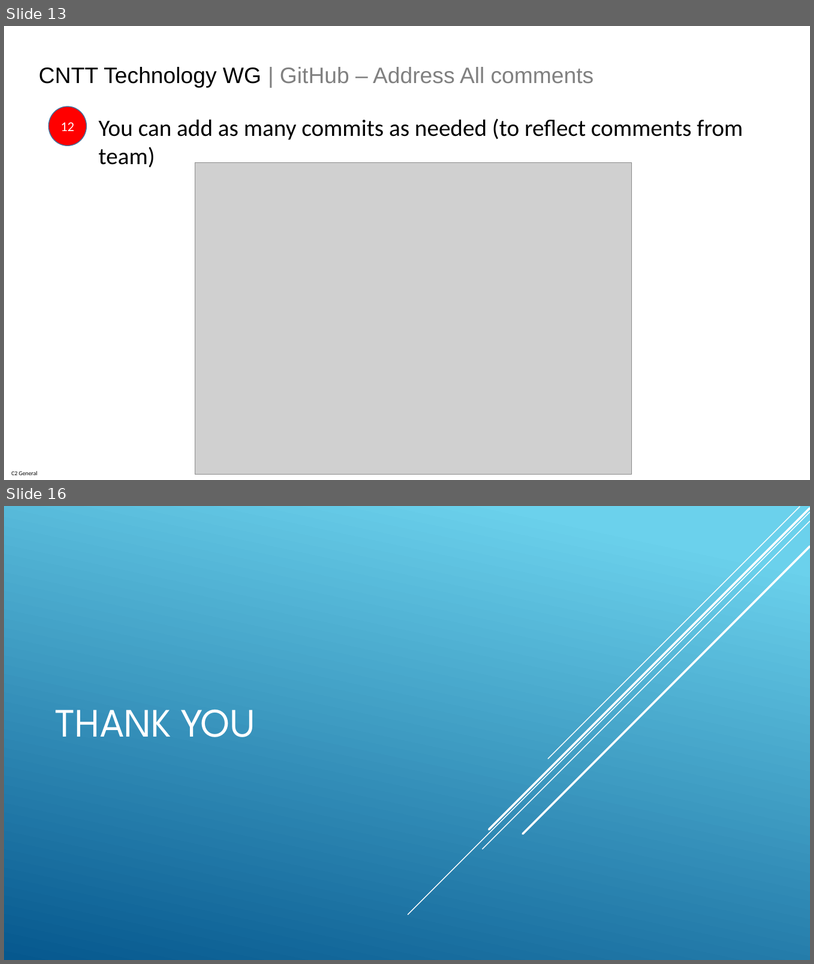
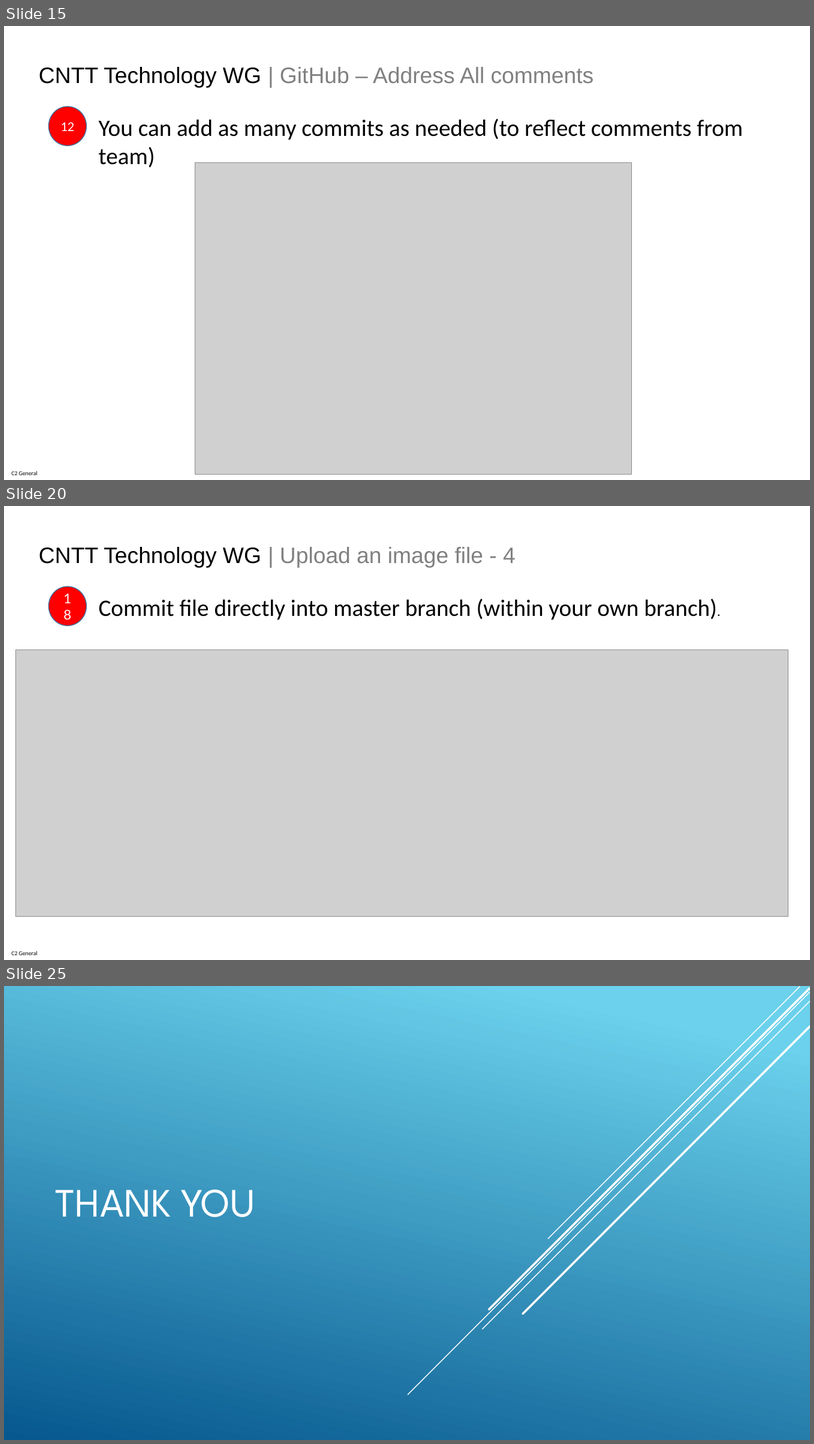
Before and after one commit to anuket-project/anuket-specifications, a slide deck: artifacts/CNTT_GitHub_Technical_WG_Process.pptx. Shown one above the other, each under a label of ours: slides 13 and 16 before the commit, slides 15, 20 and 25 after it; the slides between them are not shown. The pictures are 814x964 and 814x1444 pixels, drawn with LibreOffice and Linux fonts; fonts in the diff are those of the drawing; grey boxes stand for pictures. Boxes give left, top, right and bottom in pixels: in the first picture for what was removed or moved away, otherwise in the second. Text is boxed around its words. In the diff, an @@ line names an element or a change of style, - is before the commit and + after.

```diff
--- a/artifacts/CNTT_GitHub_Technical_WG_Process.pptx
+++ b/artifacts/CNTT_GitHub_Technical_WG_Process.pptx
@@ slide 20 added at (x1=4, y1=506, x2=810, y2=960), background #FFFFFF; not listed: 1 template element that a slide beside it also shows @@
@@ text added at (x1=39, y1=547, x2=516, y2=568), 26.7 pt, text #808080 @@
+CNTT Technology WG | Upload an image file - 4
@@ ellipse added at (x1=49, y1=586, x2=86, y2=626), fill #FF0000, outline #43739E 1 pt, 16 pt, text #FFFFFF @@
+18
@@ text added at (x1=99, y1=598, x2=717, y2=620), 28 pt, text #000000 @@
+Commit file directly into master branch (within your own branch).
@@ picture added at (x1=16, y1=650, x2=789, y2=916) @@
@@ what was slide 13 is now slide 15 @@
@@ what was slide 16 is now slide 25 @@
```
Also in this commit, not shown: 2 slides changed, 8 other slides added.
